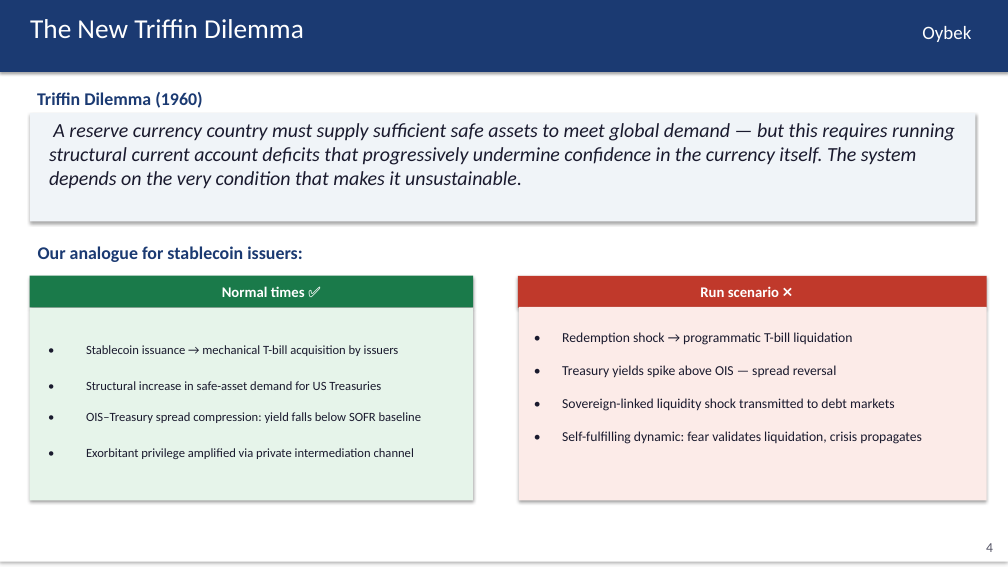
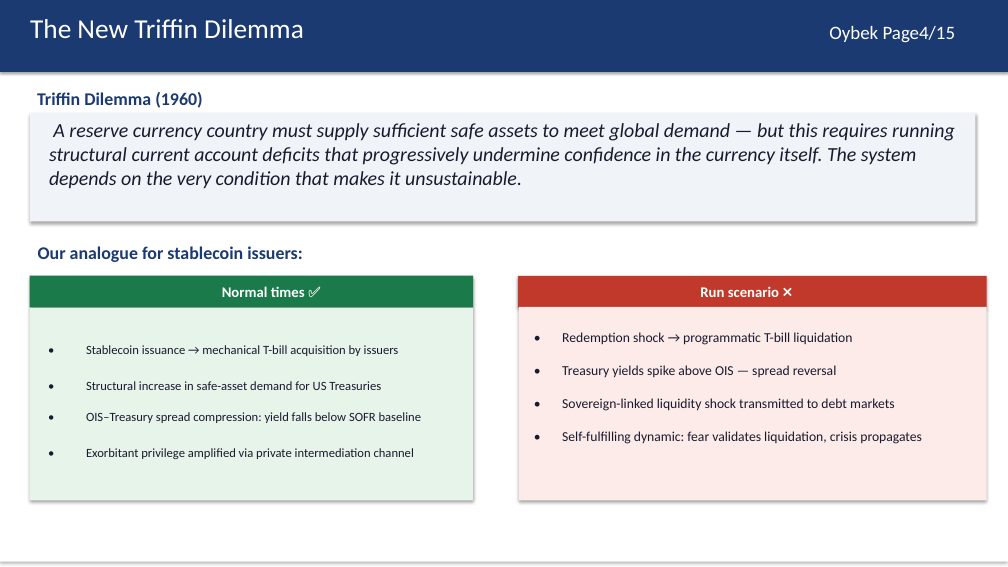
Before and after one commit to kimmireu0921/Stablecoins-and-the-Exorbitant-Privilege, a slide deck: slide 4 of FINAL_0512_Stablecoin_Exorbitant_Privilege.pptx. Drawn at 1008x567 pixels with LibreOffice and Linux fonts; fonts in the diff are those of the drawing. Boxes give left, top, right and bottom in pixels: in the first picture for what was removed or moved away, otherwise in the second. Text is boxed around its words. In the diff, an @@ line names an element or a change of style, - is before the commit and + after.

```diff
--- a/FINAL_0512_Stablecoin_Exorbitant_Privilege.pptx
+++ b/FINAL_0512_Stablecoin_Exorbitant_Privilege.pptx
@@ text at (829,26,956,43): text changed @@
-Oybek
+Oybek Page4/15
@@ text removed at (986,543,993,552) @@
-4
```
Also in this commit, not shown: 12 other slides changed.
